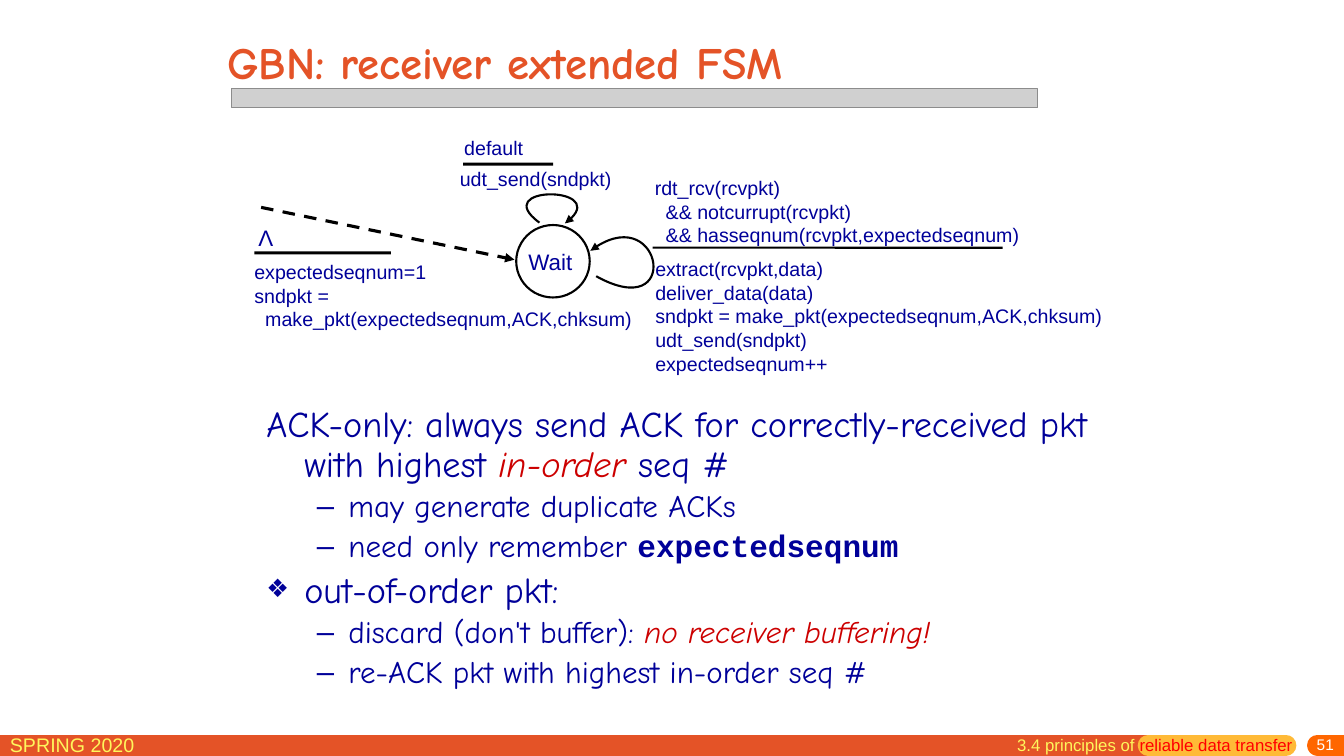
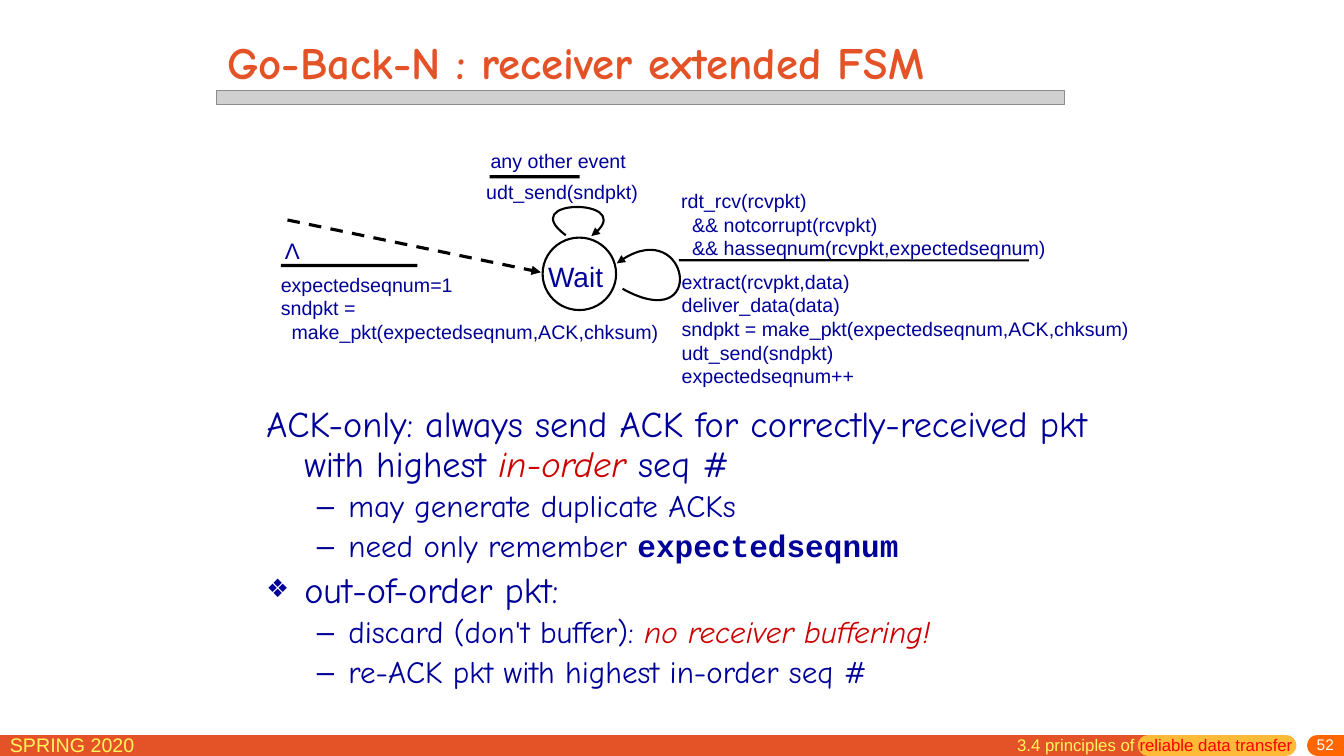
Before and after one commit to network-distributed/presentations, a slide deck: slide 52 of chapter3.pptx (slide 51 before the commit). Drawn at 1344x756 pixels with LibreOffice and Linux fonts; fonts in the diff are those of the drawing; grey boxes stand for pictures. Boxes give left, top, right and bottom in pixels: in the first picture for what was removed or moved away, otherwise in the second. Text is boxed around its words. In the diff, an @@ line names an element or a change of style, - is before the commit and + after.

```diff
--- a/chapter3.pptx
+++ b/chapter3.pptx
@@ title at box(227, 48, 925, 93): text changed @@
-GBN: receiver extended FSM
+Go-Back-N : receiver extended FSM
@@ picture: place and size @@
-picture at box(232, 89, 1038, 108)
+picture at box(217, 91, 1065, 104)
@@ text removed at box(464, 140, 523, 156) @@
-default
@@ text added at box(491, 153, 626, 172), 14 pt, text #000099 @@
+any other event
@@ 3 texts, 1 freeform shape, 1 ellipse: place and size @@
-3 texts, 1 freeform shape, 1 ellipse at box(254, 180, 1102, 351)
+3 texts, 1 freeform shape, 1 ellipse at box(281, 193, 1129, 364)
@@ text at box(724, 217, 878, 236): text changed @@
-&& notcurrupt(rcvpkt)
+&& notcorrupt(rcvpkt)
@@ 2 texts, 2 lines, 1 freeform shape, 1 arrow: place and size @@
-2 texts, 2 lines, 1 freeform shape, 1 arrow at box(254, 164, 619, 260)
+2 texts, 2 lines, 1 freeform shape, 1 arrow at box(281, 176, 645, 272)
@@ text "Wait": place and size @@
-text "Wait" at box(528, 253, 572, 271)
+text "Wait" at box(548, 266, 603, 292)
@@ text "Wait" at box(548, 266, 603, 292): size 16 to 20 pt; alignment centre to left @@
@@ line moved from (652, 248) - (1003, 248) to (680, 260) - (1029, 260) @@
@@ page number at box(1317, 739, 1334, 750): text changed @@
-51
+52
```
Also in this commit, not shown: 41 other slides changed, 3 slides added, 5 other files.
